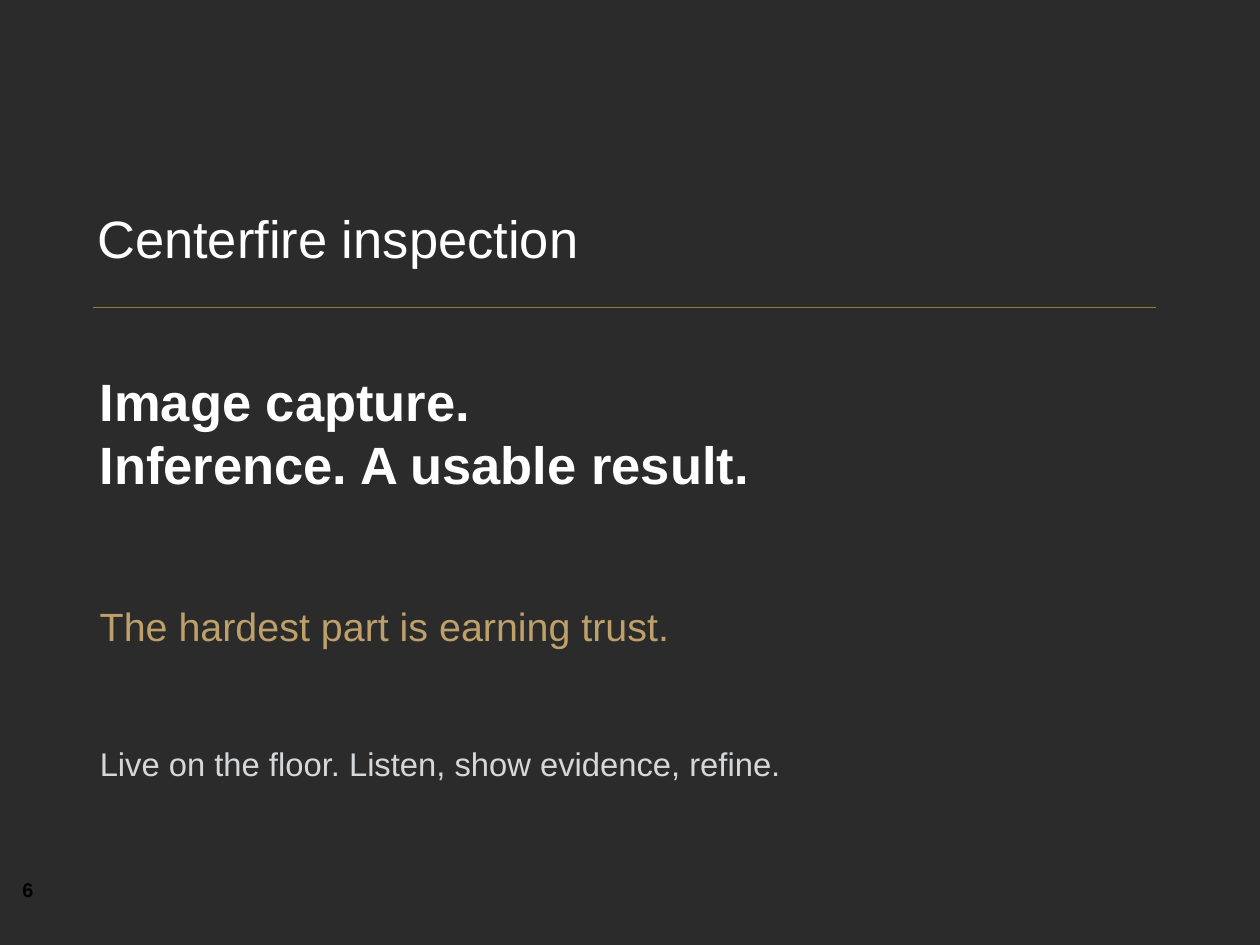
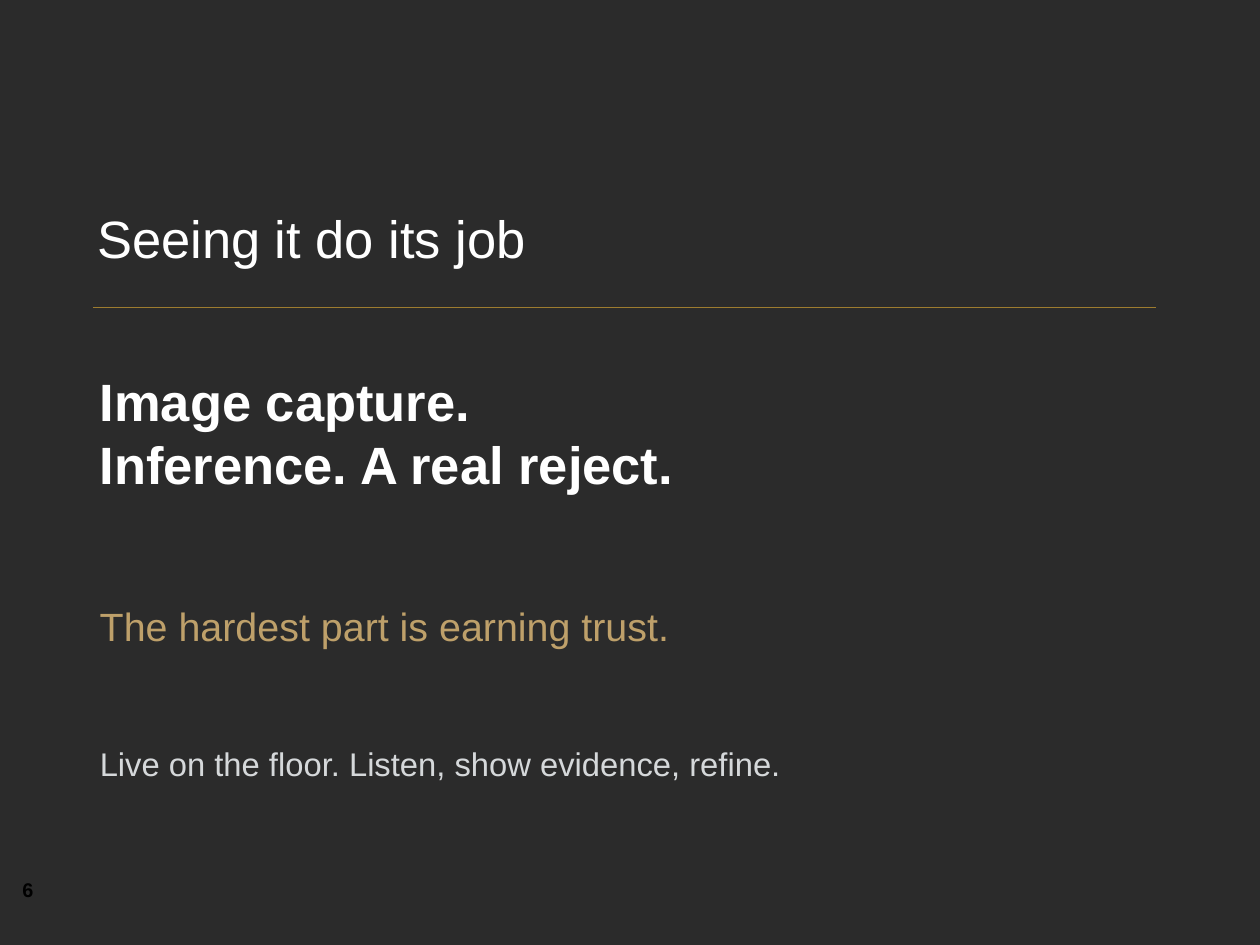
Before and after one commit to YeChamo/part-tracking-demo-ualr, a slide deck: slide 6 of docs/presentation/Engineering_at_The_Kinetic_Group.pptx. Drawn at 1260x945 pixels with LibreOffice and Linux fonts; fonts in the diff are those of the drawing; background and template pictures are left out; a plain dark background stands for a picture behind light text. Boxes give left, top, right and bottom in pixels: in the first picture for what was removed or moved away, otherwise in the second. Text is boxed around its words. In the diff, an @@ line names an element or a change of style, - is before the commit and + after.

Commit message:
Tell the internship-to-inspection story and finish with 4Founders QR slides

```diff
--- a/docs/presentation/Engineering_at_The_Kinetic_Group.pptx
+++ b/docs/presentation/Engineering_at_The_Kinetic_Group.pptx
@@ text at [97,220,526,269]: text changed @@
-Centerfire inspection
+Seeing it do its job
@@ text at [100,446,673,495]: text changed @@
-Inference. A usable result.
+Inference. A real reject.
```
Also in this commit, not shown: 9 other slides changed, 1 slide added, 1 slide removed, 7 other files.
